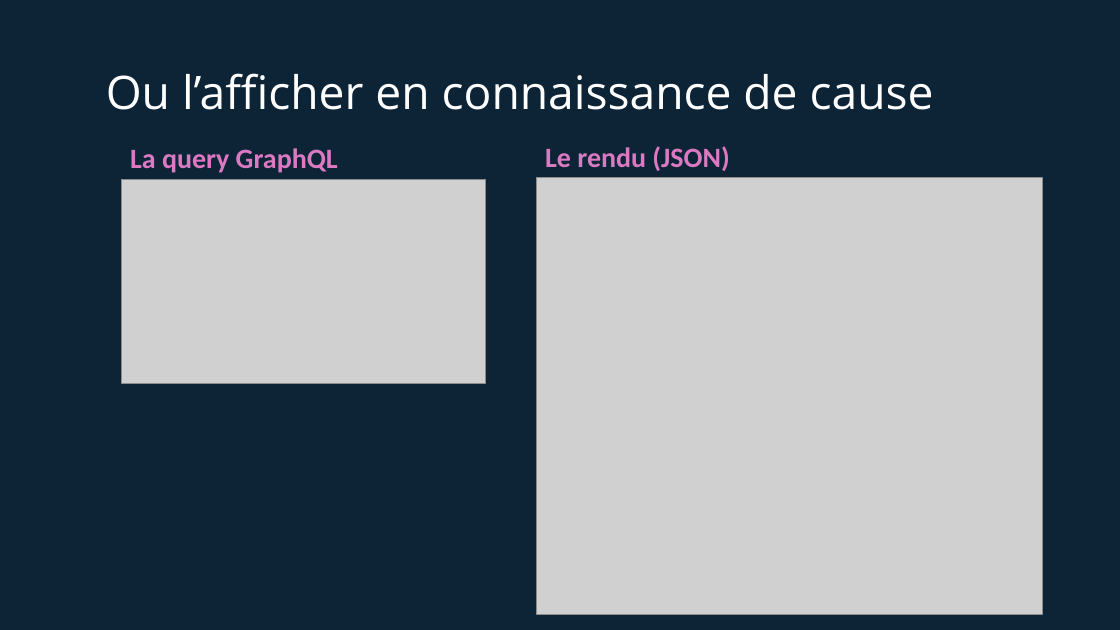
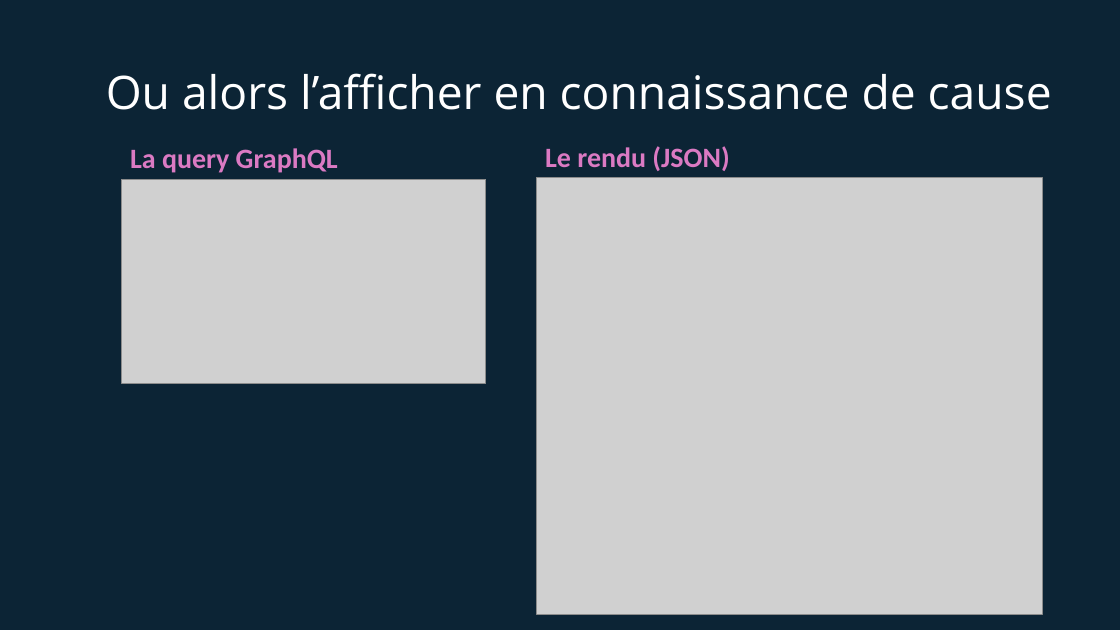
Before and after one commit to tsunammis/graphql-the-new-age-of-api, a slide deck: slide 13 of introduction-graphql.pptx (slide 14 before the commit). Drawn at 1120x630 pixels with LibreOffice and Linux fonts; fonts in the diff are those of the drawing; grey boxes stand for pictures. Boxes give left, top, right and bottom in pixels: in the first picture for what was removed or moved away, otherwise in the second. Text is boxed around its words. In the diff, an @@ line names an element or a change of style, - is before the commit and + after.

```diff
--- a/introduction-graphql.pptx
+++ b/introduction-graphql.pptx
@@ title at [106, 73, 1052, 110]: text changed @@
-Ou l’afficher en connaissance de cause
+Ou alors l’afficher en connaissance de cause
```
Also in this commit, not shown: 5 other slides changed, 1 slide removed.
